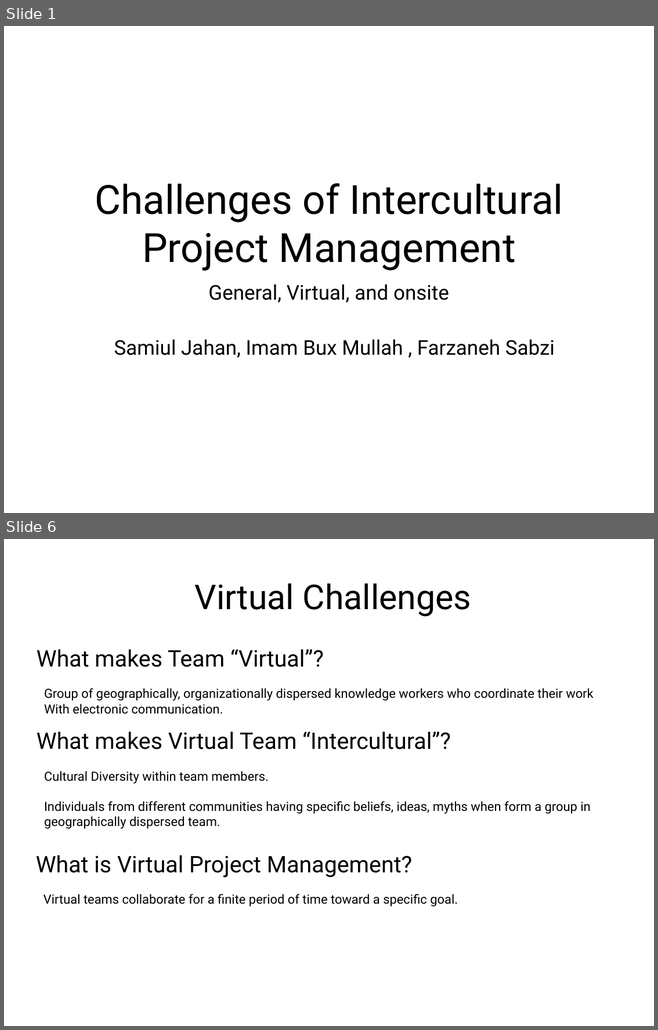
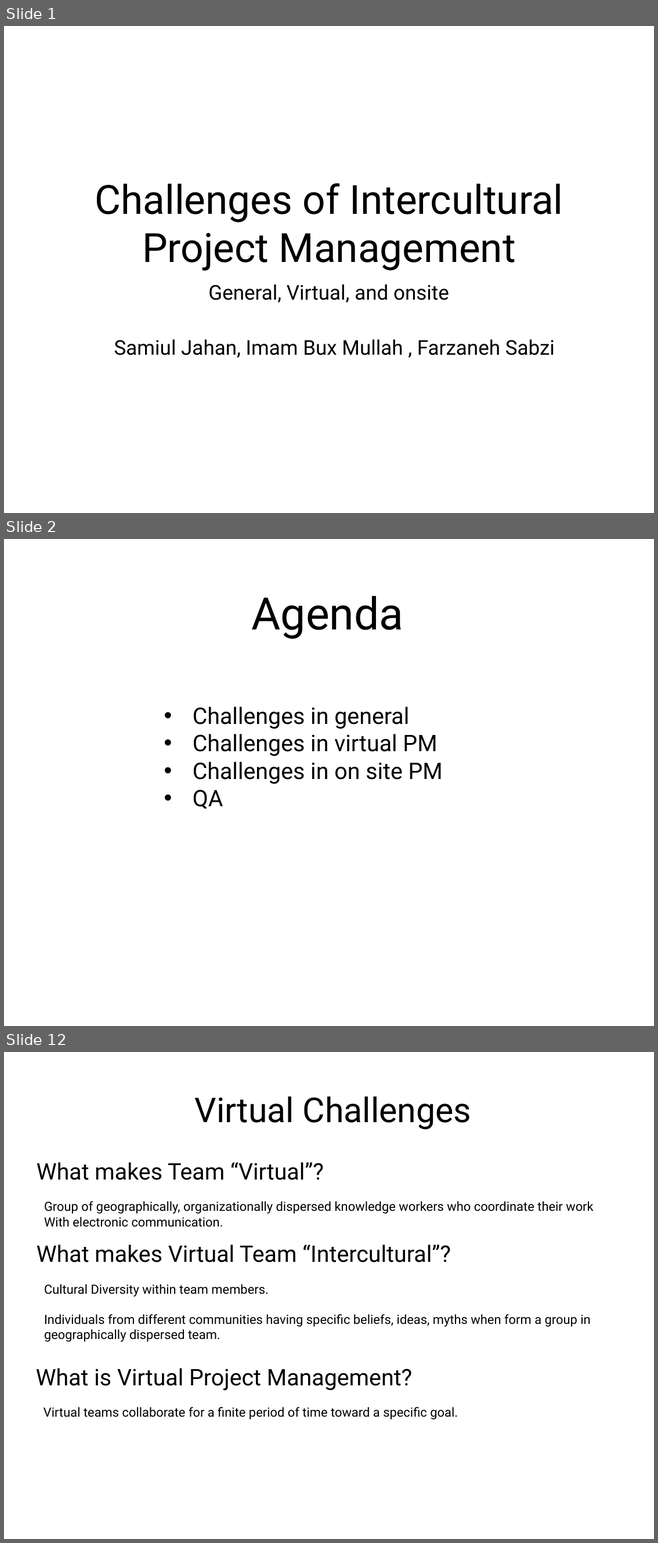
Before and after one commit to samiuljahan/IPM17, a slide deck: PPT.pptx. Shown one above the other, each under a label of ours: slides 1 and 6 before the commit, slides 1, 2 and 12 after it; the slides between them are not shown. The pictures are 658x1030 and 658x1543 pixels, drawn with LibreOffice and Linux fonts; fonts in the diff are those of the drawing. Boxes give left, top, right and bottom in pixels: in the first picture for what was removed or moved away, otherwise in the second. Text is boxed around its words. In the diff, an @@ line names an element or a change of style, - is before the commit and + after.

Commit message:
General challnges section updated
Updated the file. Added my parts, added agenda section

```diff
--- a/PPT.pptx
+++ b/PPT.pptx
@@ slide 2 added at (x1=4, y1=539, x2=654, y2=1026), background #FFFFFF @@
@@ title added at (x1=252, y1=596, x2=404, y2=639), 70.4 pt, text #000000 @@
+Agenda
@@ text added at (x1=192, y1=707, x2=442, y2=809), 36 pt, text #000000 @@
+• Challenges in general
+• Challenges in virtual PM
+• Challenges in on site PM
+• QA
@@ what was slide 6 is now slide 12 @@
```
Also in this commit, not shown: 3 slides changed, 6 other slides added, 1 slide removed.
